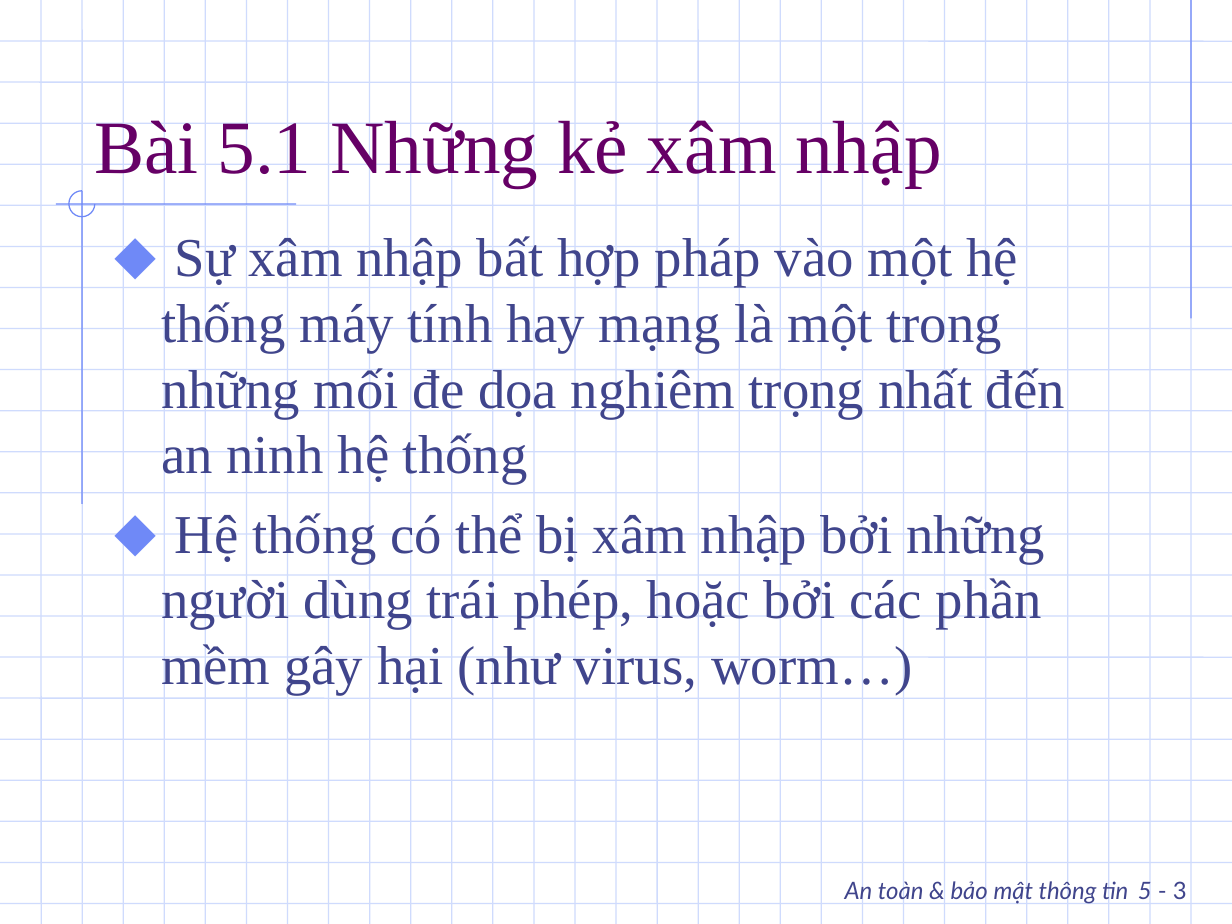
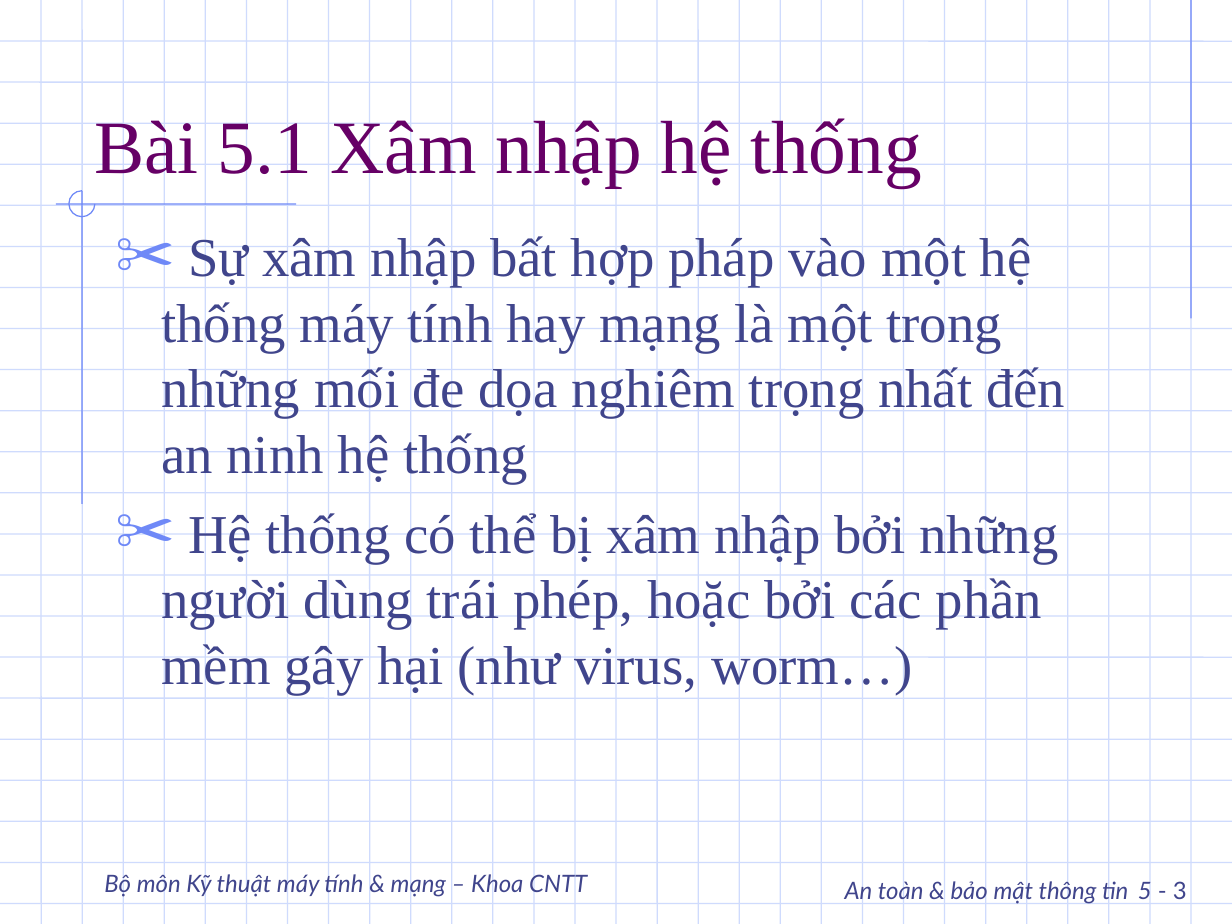
Before and after one commit to DangHieu19022004/ATTT, a slide deck: slide 3 of slide/Phan05.ppt. Drawn at 1232x924 pixels with LibreOffice and Linux fonts; fonts in the diff are those of the drawing; background and template pictures are left out. Boxes give left, top, right and bottom in pixels: in the first picture for what was removed or moved away, otherwise in the second. Text is boxed around its words. In the diff, an @@ line names an element or a change of style, - is before the commit and + after.

```diff
--- a/slide/Phan05.ppt
+++ b/slide/Phan05.ppt
@@ title at (94,115,921,188): text changed @@
-Bài 5.1 Những kẻ xâm nhập
+Bài 5.1 Xâm nhập hệ thống
@@ text "Sự xâm nhập bất hợp ..." at (161,234,1065,695): bullet ⬥ to ✂ @@
@@ text added at (104,871,587,898), 14 pt, text #40458C, italic @@
+Bộ môn Kỹ thuật máy tính & mạng – Khoa CNTT
```
Also in this commit, not shown: 46 other slides changed, 6 slides added, 5 slides removed, 40 other files.
